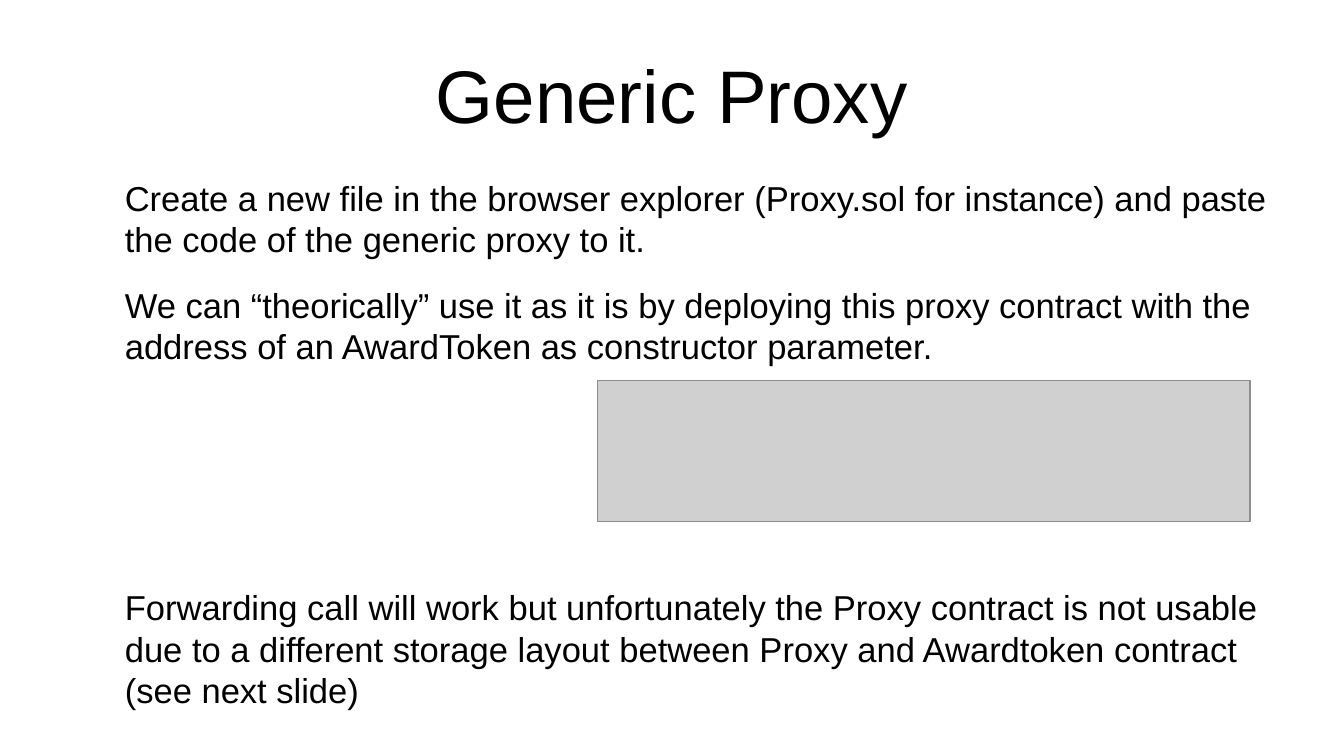
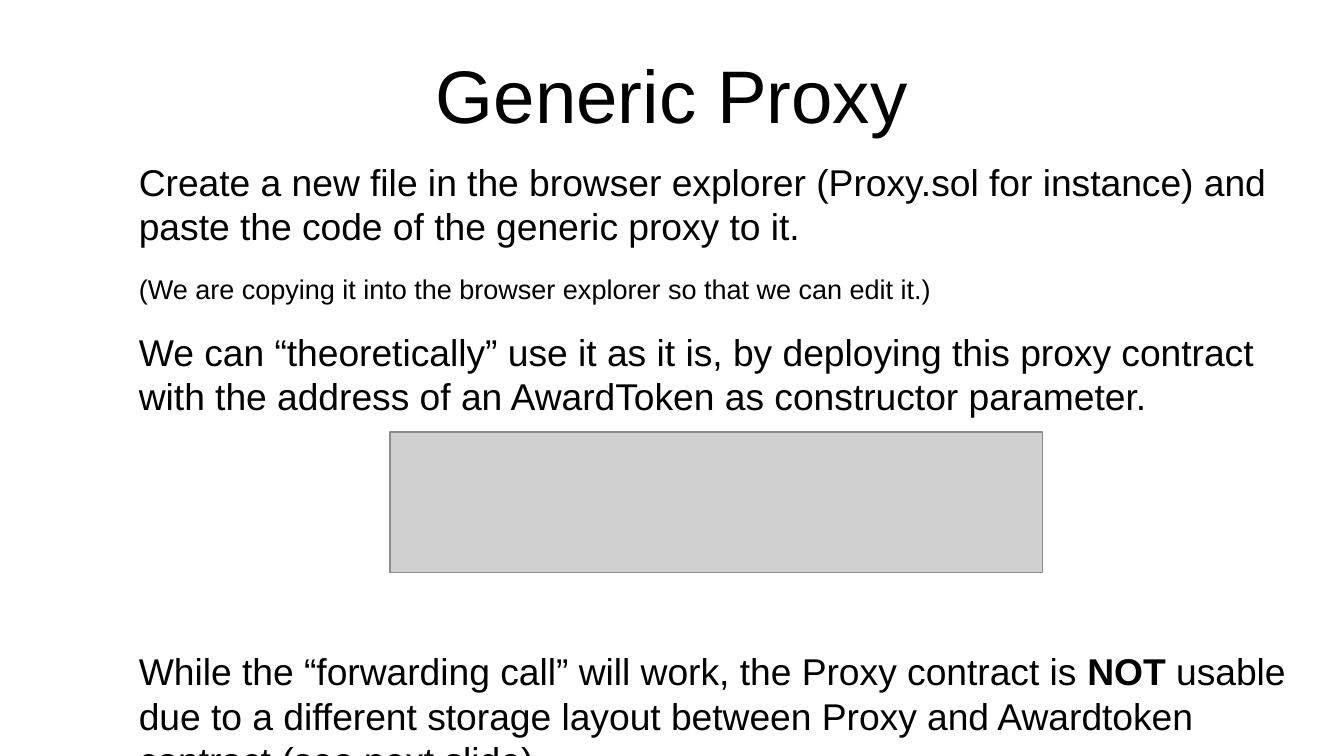
Before and after one commit to ethereum/remix-workshops, a slide deck: slide 11 of proxyContractAwardToken/ProxyContract.odp. Drawn at 1344x756 pixels with LibreOffice and Linux fonts; fonts in the diff are those of the drawing; grey boxes stand for pictures. Boxes give left, top, right and bottom in pixels: in the first picture for what was removed or moved away, otherwise in the second. Text is boxed around its words. In the diff, an @@ line names an element or a change of style, - is before the commit and + after.

Commit message:
delete kombucha update proxy contract and remix-loading-gh & remix-basic-all-in-gist.odp

```diff
--- a/proxyContractAwardToken/ProxyContract.odp
+++ b/proxyContractAwardToken/ProxyContract.odp
@@ text "Create a new file in ...": place and size @@
-text "Create a new file in ..." at [125,186,1266,710]
+text "Create a new file in ..." at [139,169,1286,737]
@@ text at [139,169,1266,248]: size 20.4 to 22 pt in "Create a new file in the browser ..." @@
@@ text at [139,279,1286,737]: text changed; size 20.4 to 22 pt @@
-We can “theorically” use it as it is by deploying this proxy contract with the address of an AwardToken as constructor parameter.
-Forwarding call will work but unfortunately the Proxy contract is not usable due to a different storage layout between Proxy and Awardtoken contract (see next slide)
+(We are copying it into the browser explorer so that we can edit it.)
+We can “theoretically” use it as it is, by deploying this proxy contract with the address of an AwardToken as constructor parameter.
+While the “forwarding call” will work, the Proxy contract is NOT usable due to a different storage layout between Proxy and Awardtoken contract (see next slide)
@@ picture: place and size @@
-picture at [598,381,1250,522]
+picture at [390,432,1043,573]
```
Also in this commit, not shown: 11 other slides changed, 2 slides added, 14 other files.
